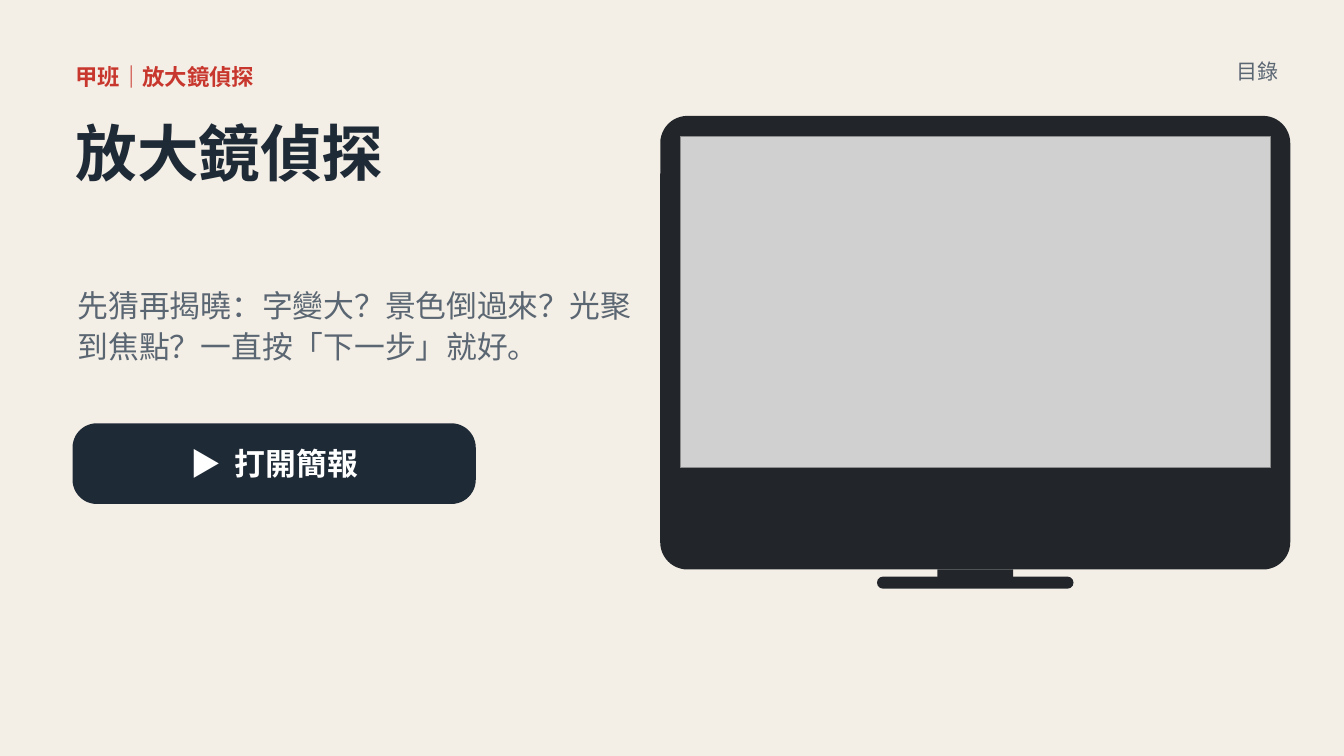
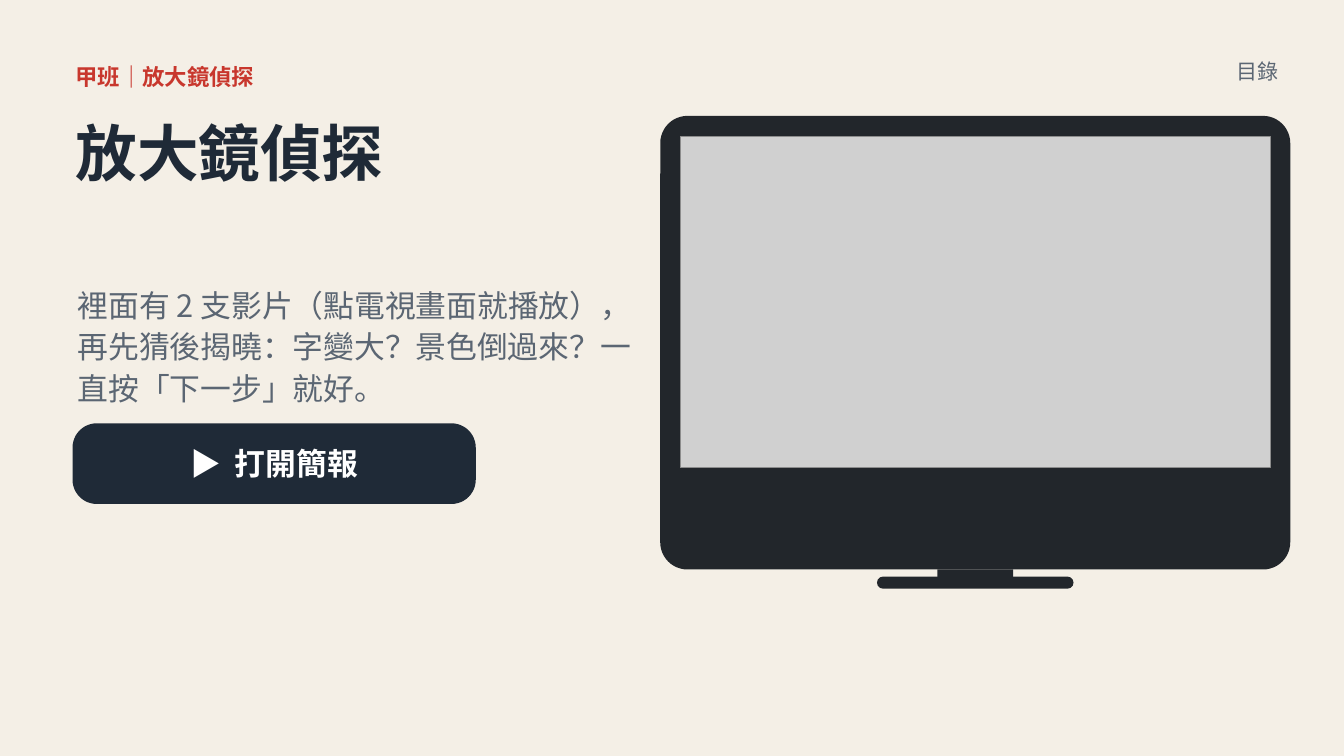
Before and after one commit to classtools1020/sports-results, a slide deck: slide 5 of f8f9fc3bd1/slides.pptx. Drawn at 1344x756 pixels with LibreOffice and Linux fonts; fonts in the diff are those of the drawing; grey boxes stand for pictures. Boxes give left, top, right and bottom in pixels: in the first picture for what was removed or moved away, otherwise in the second. Text is boxed around its words. In the diff, an @@ line names an element or a change of style, - is before the commit and + after.

```diff
--- a/f8f9fc3bd1/slides.pptx
+++ b/f8f9fc3bd1/slides.pptx
@@ text at <box>78,291,632,403</box>: text changed @@
-先猜再揭曉：字變大？景色倒過來？光聚到焦點？一直按「下一步」就好。
+裡面有 2 支影片（點電視畫面就播放），再先猜後揭曉：字變大？景色倒過來？一直按「下一步」就好。
```
Also in this commit, not shown: 2 other slides changed, 2 other files.
